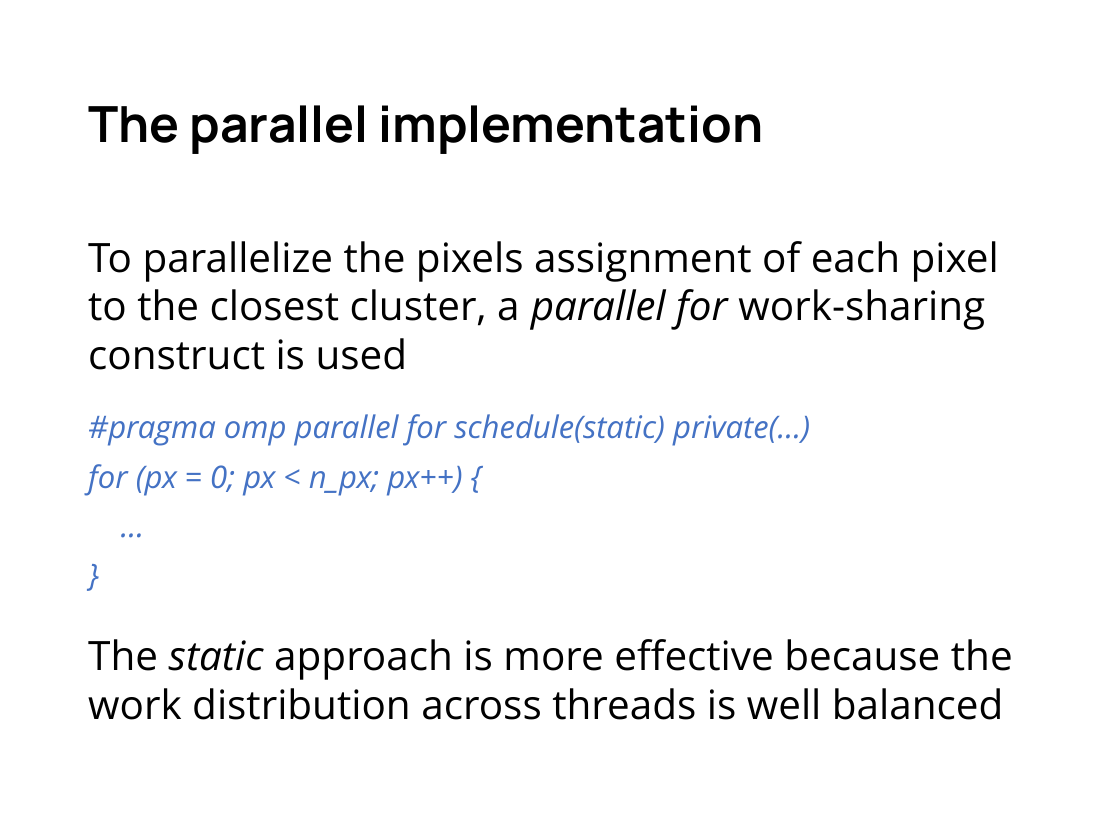
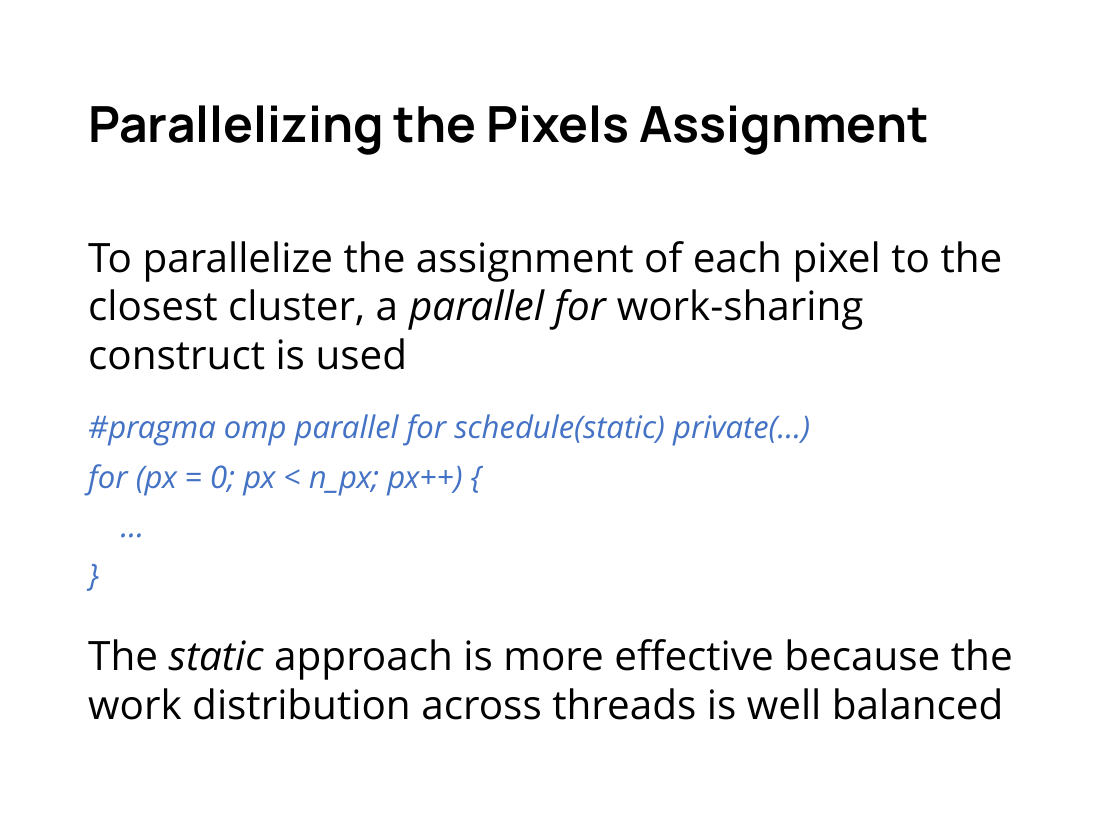
Before and after one commit to gabrielemirando/image-segmentation, a slide deck: slide 8 of docs/pres.pptx. Drawn at 1120x840 pixels with LibreOffice and Linux fonts; fonts in the diff are those of the drawing. Boxes give left, top, right and bottom in pixels: in the first picture for what was removed or moved away, otherwise in the second. Text is boxed around its words. In the diff, an @@ line names an element or a change of style, - is before the commit and + after.

```diff
--- a/docs/pres.pptx
+++ b/docs/pres.pptx
@@ title at <box>88,105,929,155</box>: text changed @@
-The parallel implementation
+Parallelizing the Pixels Assignment
@@ text at <box>88,241,1003,370</box>: text changed @@
-To parallelize the pixels assignment of each pixel to the closest cluster, a parallel for work-sharing construct is used
+To parallelize the assignment of each pixel to the closest cluster, a parallel for work-sharing construct is used
```
Also in this commit, not shown: 8 other slides changed, 1 slide added, 1 slide removed.
